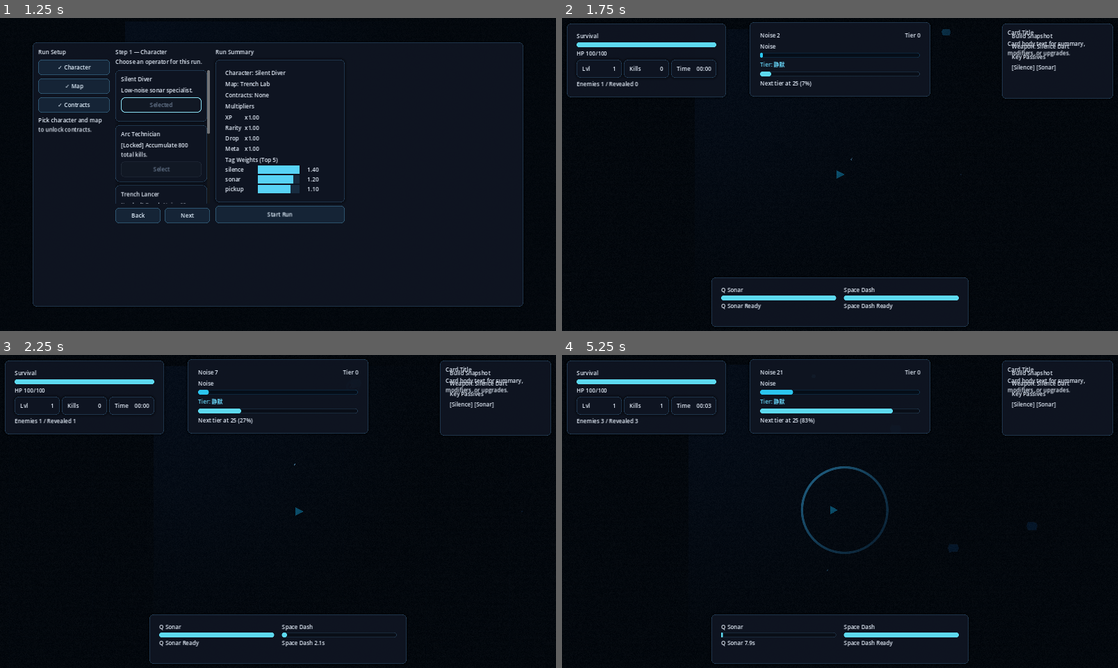
Above: before the commit, frames 1-4 (two rows, left to right).
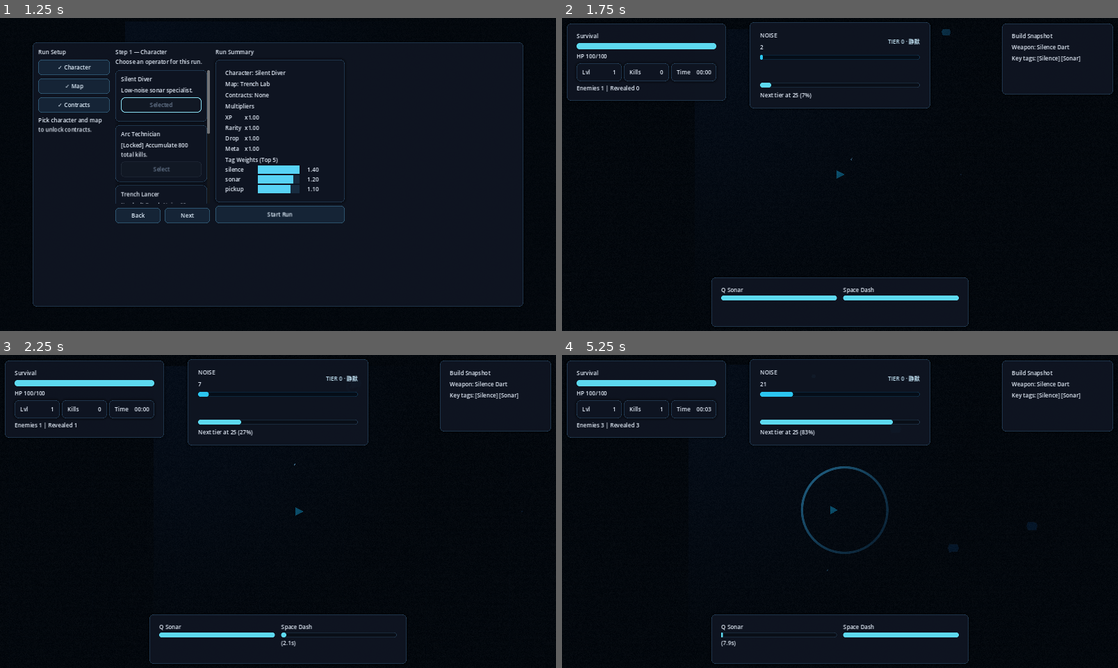
Above: after the commit, the same moments.

Repository: Constantine-S-AN/survival
Game: Godot game, scene res://scenes/game/GameRoot.tscn
Two runs of this game, one before a commit and one after it. Both use one fixed random seed, a clock stepped at 60 frames per second and the inputs below.
Inputs (mouse positions are in pixels of both pictures, inside the frame that each line leads up to):
- Up to frame 1 (1.25 s): click "Play" at 0.5 s
- Up to frame 2 (1.75 s): click "Start Run" at 1.25 s
- Up to frame 3 (2.25 s): tap Enter at 2 s; move the mouse to (400, 495) at 2.02 s; hold D (move_right) from 2.03 s (still down); tap Space (dash) at 2.1 s; click (400, 495) at 2.17 s
- Up to frame 4 (5.25 s): move the mouse to (728, 527) at 2.77 s; release D (move_right) at 2.78 s; hold S (move_down) 2.78-3.53 s; click (728, 527) at 2.85 s; move the mouse to (895, 442) at 3.52 s; hold D (move_right) 3.53-4.28 s; tap Tab (toggle_attack_mode) at 3.6 s; click (895, 442) at 3.67 s; move the mouse to (812, 574) at 4.27 s; hold W (move_up) 4.28-5.03 s; tap Shift at 4.35 s; click (812, 574) at 4.42 s; move the mouse to (1006, 558) at 5.02 s; hold A (move_left) from 5.03 s (still down); tap E at 5.1 s; click (1006, 558) at 5.17 s

Frame 1 is identical in both runs. In frame 2, 3.0% of the frame differs, in the area x 0-100%, y 3-94%; in frame 3, 3.1%; in frame 4, 3.5%.

Commit message:
refactor(ui): polish t5 hud readability and move runner to tests

Diff:
--- a/scenes/ui/hud/HUD.tscn
+++ b/scenes/ui/hud/HUD.tscn
@@ -1,10 +1,9 @@
-[gd_scene load_steps=6 format=3]
+[gd_scene load_steps=5 format=3]
 
 [ext_resource type="Script" path="res://scripts/ui/hud/hud.gd" id="1"]
 [ext_resource type="Theme" path="res://ui/theme/NeonTheme.tres" id="2"]
 [ext_resource type="PackedScene" path="res://ui/components/NoiseMeter.tscn" id="3"]
 [ext_resource type="PackedScene" path="res://ui/components/StatBadge.tscn" id="4"]
-[ext_resource type="PackedScene" path="res://ui/components/NeonCard.tscn" id="5"]
 
 [node name="HUD" type="Control"]
 layout_mode = 3
@@ -35,7 +34,7 @@
 offset_left = -260.0
 offset_top = 12.0
 offset_right = 260.0
-offset_bottom = 212.0
+offset_bottom = 220.0
 mouse_filter = 2
 
 [node name="NoisePanel" type="PanelContainer" parent="TopNoise"]
@@ -52,21 +51,30 @@
 
 [node name="VBox" type="VBoxContainer" parent="TopNoise/NoisePanel/Margin"]
 layout_mode = 2
-theme_override_constants/separation = 8
+theme_override_constants/separation = 10
 
 [node name="Header" type="HBoxContainer" parent="TopNoise/NoisePanel/Margin/VBox"]
 layout_mode = 2
-theme_override_constants/separation = 10
-
-[node name="NoiseValue" type="Label" parent="TopNoise/NoisePanel/Margin/VBox/Header"]
-layout_mode = 2
-size_flags_horizontal = 3
+theme_override_constants/separation = 12
+
+[node name="NoiseReadout" type="VBoxContainer" parent="TopNoise/NoisePanel/Margin/VBox/Header"]
+layout_mode = 2
+size_flags_horizontal = 3
+
+[node name="NoiseLabel" type="Label" parent="TopNoise/NoisePanel/Margin/VBox/Header/NoiseReadout"]
+layout_mode = 2
+text = "NOISE"
+theme_type_variation = &"BodyMutedLabel"
+
+[node name="NoiseValue" type="Label" parent="TopNoise/NoisePanel/Margin/VBox/Header/NoiseReadout"]
+layout_mode = 2
 text = "Noise 0"
 theme_type_variation = &"HeadingLabel"
 
 [node name="TierIndex" type="Label" parent="TopNoise/NoisePanel/Margin/VBox/Header"]
 layout_mode = 2
-text = "Tier 0"
+horizontal_alignment = 2
+text = "TIER 0"
 theme_type_variation = &"SubheadingLabel"
 
 [node name="NoiseMeter" parent="TopNoise/NoisePanel/Margin/VBox" instance=ExtResource("3")]
@@ -94,7 +102,7 @@
 offset_left = 14.0
 offset_top = 16.0
 offset_right = 334.0
-offset_bottom = 228.0
+offset_bottom = 236.0
 mouse_filter = 2
 
 [node name="SurvivalPanel" type="PanelContainer" parent="LeftSurvival"]
@@ -111,7 +119,7 @@
 
 [node name="VBox" type="VBoxContainer" parent="LeftSurvival/SurvivalPanel/Margin"]
 layout_mode = 2
-theme_override_constants/separation = 6
+theme_override_constants/separation = 8
 
 [node name="Title" type="Label" parent="LeftSurvival/SurvivalPanel/Margin/VBox"]
 layout_mode = 2
@@ -120,7 +128,7 @@
 
 [node name="HPBar" type="ProgressBar" parent="LeftSurvival/SurvivalPanel/Margin/VBox"]
 layout_mode = 2
-custom_minimum_size = Vector2(0, 14)
+custom_minimum_size = Vector2(0, 18)
 show_percentage = false
 
 [node name="HPValue" type="Label" parent="LeftSurvival/SurvivalPanel/Margin/VBox"]
@@ -148,7 +156,7 @@
 
 [node name="EnemyInfo" type="Label" parent="LeftSurvival/SurvivalPanel/Margin/VBox"]
 layout_mode = 2
-text = "Enemies 0 / Revealed 0"
+text = "Enemies 0 | Revealed 0"
 theme_type_variation = &"BodyMutedLabel"
 
 [node name="RightBuild" type="MarginContainer" parent="."]
@@ -159,12 +167,13 @@
 offset_left = -334.0
 offset_top = 16.0
 offset_right = -14.0
-offset_bottom = 232.0
-mouse_filter = 2
-
-[node name="BuildCard" parent="RightBuild" instance=ExtResource("5")]
-layout_mode = 2
-size_flags_horizontal = 3
+offset_bottom = 220.0
+mouse_filter = 2
+
+[node name="BuildCard" type="PanelContainer" parent="RightBuild"]
+layout_mode = 2
+size_flags_horizontal = 3
+theme_type_variation = &"HudPanel"
 
 [node name="BuildMargin" type="MarginContainer" parent="RightBuild/BuildCard"]
 layout_mode = 2
@@ -175,7 +184,7 @@
 
 [node name="BuildVBox" type="VBoxContainer" parent="RightBuild/BuildCard/BuildMargin"]
 layout_mode = 2
-theme_override_constants/separation = 6
+theme_override_constants/separation = 8
 
 [node name="BuildTitle" type="Label" parent="RightBuild/BuildCard/BuildMargin/BuildVBox"]
 layout_mode = 2
@@ -186,38 +195,9 @@
 layout_mode = 2
 text = "Weapon --"
 
-[node name="BuildHint" type="Label" parent="RightBuild/BuildCard/BuildMargin/BuildVBox"]
-layout_mode = 2
-text = "Key Passives"
-theme_type_variation = &"BodyMutedLabel"
-
-[node name="TagRow" type="HBoxContainer" parent="RightBuild/BuildCard/BuildMargin/BuildVBox"]
-layout_mode = 2
-theme_override_constants/separation = 6
-
-[node name="Tag1" type="Label" parent="RightBuild/BuildCard/BuildMargin/BuildVBox/TagRow"]
-layout_mode = 2
-text = "-"
-theme_type_variation = &"BodyMutedLabel"
-
-[node name="Tag2" type="Label" parent="RightBuild/BuildCard/BuildMargin/BuildVBox/TagRow"]
-layout_mode = 2
-text = "-"
-theme_type_variation = &"BodyMutedLabel"
-
-[node name="Tag3" type="Label" parent="RightBuild/BuildCard/BuildMargin/BuildVBox/TagRow"]
-layout_mode = 2
-text = "-"
-theme_type_variation = &"BodyMutedLabel"
-
-[node name="Tag4" type="Label" parent="RightBuild/BuildCard/BuildMargin/BuildVBox/TagRow"]
-layout_mode = 2
-text = "-"
-theme_type_variation = &"BodyMutedLabel"
-
-[node name="Tag5" type="Label" parent="RightBuild/BuildCard/BuildMargin/BuildVBox/TagRow"]
-layout_mode = 2
-text = "-"
+[node name="KeyTags" type="Label" parent="RightBuild/BuildCard/BuildMargin/BuildVBox"]
+layout_mode = 2
+text = "Key tags: -"
 theme_type_variation = &"BodyMutedLabel"
 
 [node name="BottomActions" type="MarginContainer" parent="."]
@@ -246,7 +226,7 @@
 
 [node name="Row" type="HBoxContainer" parent="BottomActions/ActionPanel/Margin"]
 layout_mode = 2
-theme_override_constants/separation = 22
+theme_override_constants/separation = 18
 
 [node name="SonarBlock" type="VBoxContainer" parent="BottomActions/ActionPanel/Margin/Row"]
 layout_mode = 2
@@ -264,7 +244,7 @@
 
 [node name="SonarHint" type="Label" parent="BottomActions/ActionPanel/Margin/Row/SonarBlock"]
 layout_mode = 2
-text = "Ready"
+text = ""
 theme_type_variation = &"BodyMutedLabel"
 
 [node name="DashBlock" type="VBoxContainer" parent="BottomActions/ActionPanel/Margin/Row"]
@@ -283,7 +263,7 @@
 
 [node name="DashHint" type="Label" parent="BottomActions/ActionPanel/Margin/Row/DashBlock"]
 layout_mode = 2
-text = "Ready"
+text = ""
 theme_type_variation = &"BodyMutedLabel"
 
 [node name="ContractStatusLabel" type="Label" parent="BottomActions/ActionPanel/Margin/Row"]
--- a/scripts/ui/hud/hud.gd
+++ b/scripts/ui/hud/hud.gd
@@ -6,7 +6,7 @@
 
 @onready var noise_panel: PanelContainer = $TopNoise/NoisePanel
 @onready var noise_meter: VBoxContainer = $TopNoise/NoisePanel/Margin/VBox/NoiseMeter
-@onready var noise_value_label: Label = $TopNoise/NoisePanel/Margin/VBox/Header/NoiseValue
+@onready var noise_value_label: Label = $TopNoise/NoisePanel/Margin/VBox/Header/NoiseReadout/NoiseValue
 @onready var tier_index_label: Label = $TopNoise/NoisePanel/Margin/VBox/Header/TierIndex
 @onready var threshold_bar: ProgressBar = $TopNoise/NoisePanel/Margin/VBox/ThresholdBar
 @onready var threshold_label: Label = $TopNoise/NoisePanel/Margin/VBox/ThresholdLabel
@@ -20,13 +20,7 @@
 @onready var enemy_info_label: Label = $LeftSurvival/SurvivalPanel/Margin/VBox/EnemyInfo
 
 @onready var weapon_name_label: Label = $RightBuild/BuildCard/BuildMargin/BuildVBox/WeaponName
-@onready var tag_labels: Array[Label] = [
-	$RightBuild/BuildCard/BuildMargin/BuildVBox/TagRow/Tag1,
-	$RightBuild/BuildCard/BuildMargin/BuildVBox/TagRow/Tag2,
-	$RightBuild/BuildCard/BuildMargin/BuildVBox/TagRow/Tag3,
-	$RightBuild/BuildCard/BuildMargin/BuildVBox/TagRow/Tag4,
-	$RightBuild/BuildCard/BuildMargin/BuildVBox/TagRow/Tag5
-]
+@onready var key_tags_label: Label = $RightBuild/BuildCard/BuildMargin/BuildVBox/KeyTags
 
 @onready var sonar_block: VBoxContainer = $BottomActions/ActionPanel/Margin/Row/SonarBlock
 @onready var sonar_bar: ProgressBar = $BottomActions/ActionPanel/Margin/Row/SonarBlock/SonarBar
@@ -54,6 +48,13 @@
 	sonar_bar.min_value = 0.0
 	dash_bar.min_value = 0.0
 	contract_status_label.visible = false
+	if noise_meter != null:
+		var title := noise_meter.get_node_or_null("Title") as Label
+		var tier := noise_meter.get_node_or_null("Tier") as Label
+		if title != null:
+			title.visible = false
+		if tier != null:
+			tier.visible = false
 
 
 func apply_hud_dict(data: Dictionary) -> void:
@@ -99,11 +100,12 @@
 	_set_badge(level_badge, "Lvl", str(level))
 	_set_badge(kills_badge, "Kills", str(kills))
 	_set_badge(time_badge, "Time", _format_time(elapsed_time))
-	enemy_info_label.text = "Enemies %d / Revealed %d" % [enemy_count, revealed_count]
-
-	noise_value_label.text = "Noise %d" % int(round(noise_value))
+	enemy_info_label.text = "Enemies %d | Revealed %d" % [enemy_count, revealed_count]
+
+	noise_value_label.text = "%d" % int(round(noise_value))
 	var tier_index := _resolve_tier_index(state)
-	tier_index_label.text = "Tier %d" % maxi(0, tier_index)
+	tier_index_label.text = "TIER %d · %s" % [maxi(0, tier_index), noise_tier_name]
+	tier_index_label.modulate = Color(1.0, 1.0, 1.0, 1.0).lerp(noise_tier_color, 0.24)
 	if noise_meter != null and noise_meter.has_method("update_meter"):
 		noise_meter.call("update_meter", noise_value, noise_min, noise_max, noise_tier_name, noise_tier_color)
 	_update_threshold_progress(state, tier_index)
@@ -114,7 +116,7 @@
 
 	weapon_name_label.text = "Weapon: %s" % weapon_name
 	var tags: Array[String] = build_tags if not build_tags.is_empty() else weapon_tags
-	_update_tag_labels(tags)
+	_update_key_tags(tags)
 
 	_update_cooldown_block(sonar_block, sonar_bar, sonar_hint_label, sonar_cd_remaining, sonar_cd_total, "Q Sonar")
 
@@ -181,15 +183,11 @@
 		threshold_label.text = "Tier stable (%.0f%%)" % [progress * 100.0]
 
 
-func _update_tag_labels(tags: Array[String]) -> void:
-	for i in range(tag_labels.size()):
-		var label := tag_labels[i]
-		if i < tags.size():
-			label.text = "[%s]" % String(tags[i]).capitalize()
-			label.visible = true
-		else:
-			label.text = ""
-			label.visible = false
+func _update_key_tags(tags: Array[String]) -> void:
+	var parts: Array[String] = []
+	for i in range(mini(4, tags.size())):
+		parts.append("[%s]" % String(tags[i]).capitalize())
+	key_tags_label.text = "Key tags: %s" % (" ".join(parts) if not parts.is_empty() else "-")
 
 
 func _update_cooldown_block(block: VBoxContainer, bar: ProgressBar, hint: Label, remaining: float, total: float, action_name: String) -> void:
@@ -200,14 +198,14 @@
 	bar.max_value = total
 	bar.value = clampf(total - remaining, 0.0, total)
 	if remaining <= 0.01:
-		hint.text = "%s Ready" % action_name
-	else:
-		hint.text = "%s %.1fs" % [action_name, remaining]
+		hint.text = ""
+	else:
+		hint.text = "(%.1fs)" % remaining
 
 
 func _play_tier_change_feedback(tier_index: int, tier_color: Color) -> void:
 	threat_flash_label.text = "THREAT TIER %d" % maxi(0, tier_index)
-	threat_flash_label.modulate = tier_color
+	threat_flash_label.modulate = Color(1.0, 1.0, 1.0, 1.0).lerp(tier_color, 0.30)
 	threat_flash_label.visible = true
 	if _tier_tween != null and is_instance_valid(_tier_tween):
 		_tier_tween.kill()
@@ -229,10 +227,10 @@
 
 
 func _update_damage_feedback(current_ratio: float) -> void:
-	var low_health_alpha := clampf((0.34 - current_ratio) * 0.35, 0.0, 0.12)
+	var low_health_alpha := clampf((0.34 - current_ratio) * 0.30, 0.0, 0.10)
 	var hit_alpha := 0.0
 	if current_ratio + 0.01 < _last_hp_ratio:
-		hit_alpha = 0.18
+		hit_alpha = 0.14
 	if _damage_tween != null and is_instance_valid(_damage_tween):
 		_damage_tween.kill()
 	if hit_alpha > 0.0 and UIMotionClass.is_motion_enabled():
--- a/tmp/t5_hud_runner.tscn
+++ b/tests/ui/t5_hud_runner.tscn
@@ -1,6 +1,6 @@
 [gd_scene load_steps=2 format=3]
 
-[ext_resource type="Script" path="res://tmp/t5_hud_runner.gd" id="1"]
+[ext_resource type="Script" path="res://tests/ui/t5_hud_runner.gd" id="1"]
 
 [node name="T5HUDRunner" type="Node"]
 script = ExtResource("1")
Renamed: tmp/t5_hud_runner.gd -> tests/ui/t5_hud_runner.gd
Not shown, changed: docs/UI_STYLE_GUIDE.md
